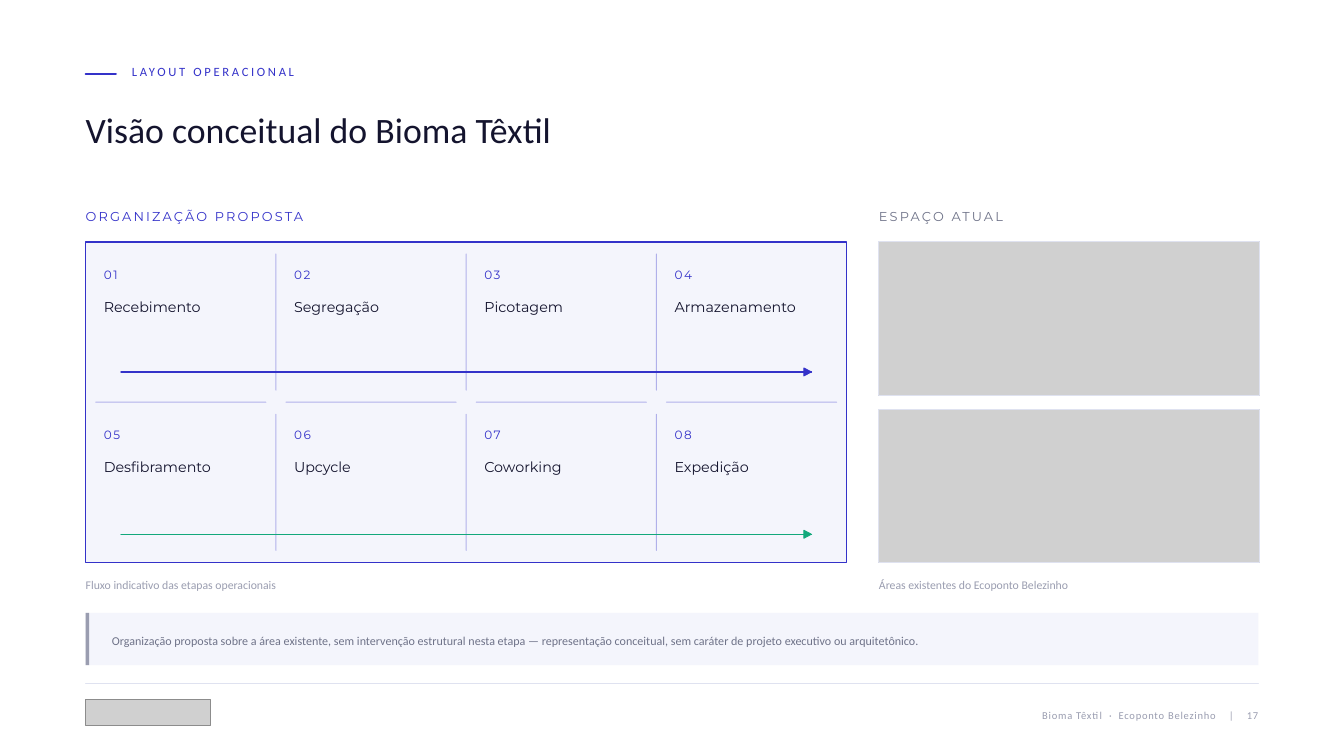
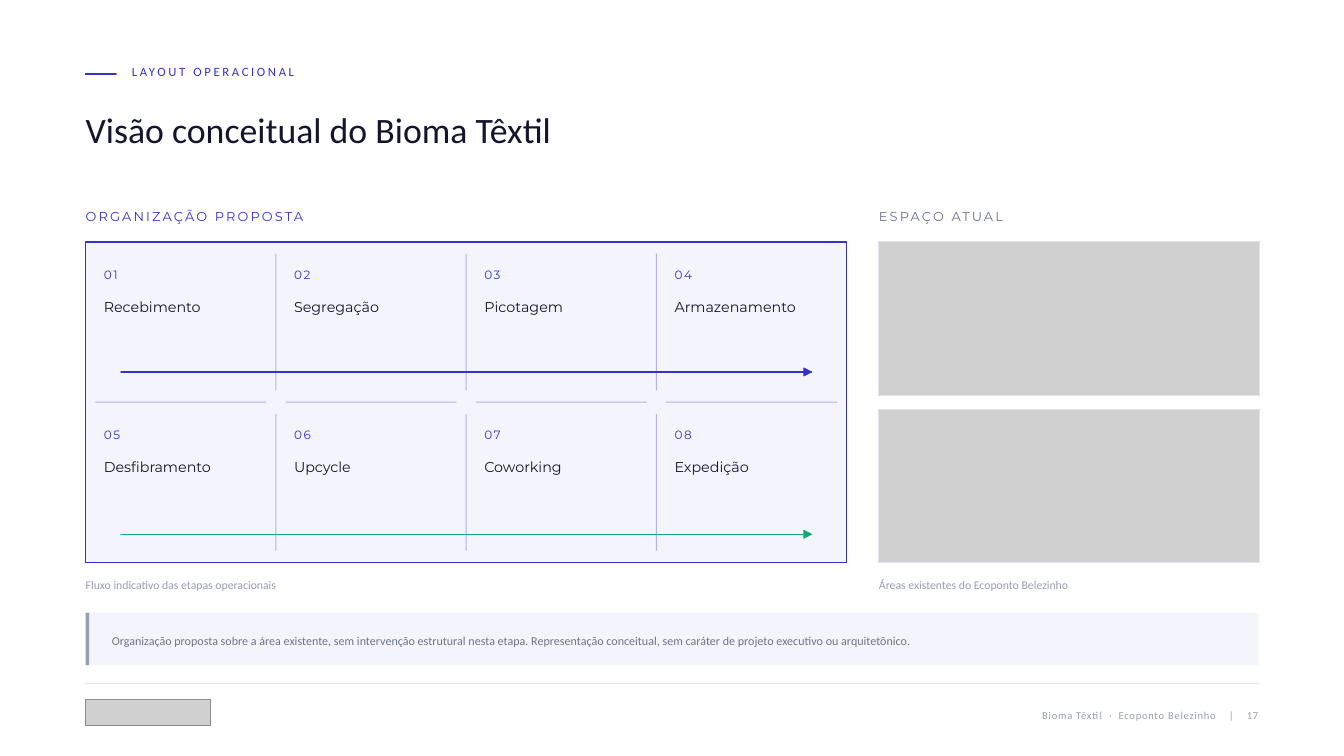
Before and after one commit to giovaniwawa789-beep/Kiro, a slide deck: slide 17 of apresentacoes/bioma_textil/Nunes_Lucato_Bioma_Textil_Ecoponto_Belezinho__Calibri.pptx. Drawn at 1344x756 pixels with LibreOffice and Linux fonts; fonts in the diff are those of the drawing; grey boxes stand for pictures. Boxes give left, top, right and bottom in pixels: in the first picture for what was removed or moved away, otherwise in the second. Text is boxed around its words. In the diff, an @@ line names an element or a change of style, - is before the commit and + after.

```diff
--- a/apresentacoes/bioma_textil/Nunes_Lucato_Bioma_Textil_Ecoponto_Belezinho__Calibri.pptx
+++ b/apresentacoes/bioma_textil/Nunes_Lucato_Bioma_Textil_Ecoponto_Belezinho__Calibri.pptx
@@ text at box(112, 636, 910, 647): text changed @@
-Organização proposta sobre a área existente, sem intervenção estrutural nesta etapa — representação conceitual, sem caráter de projeto executivo ou arquitetônico.
+Organização proposta sobre a área existente, sem intervenção estrutural nesta etapa. Representação conceitual, sem caráter de projeto executivo ou arquitetônico.
```
Also in this commit, not shown: 5 other slides changed, 3 other files.
